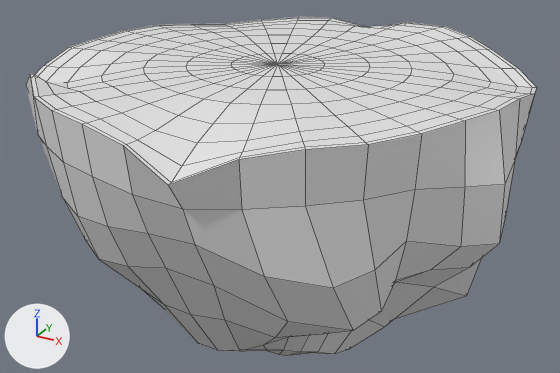
What one commit did to the FBX model Assets/_Game/MainScene/Models/Ground/ground.fbx.
Both versions are drawn from a camera (50 mm lens) standing at (1.55, -2.79, 0.84) and looking at (-0.02, 0.05, -0.58). Arrows for +X, +Y and +Z are at lower left; the lights stay in place. Mesh edges are drawn as thin lines.

Names of what the first picture shows: 'Ground'.
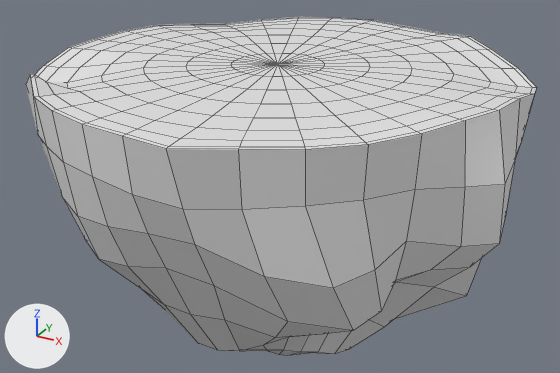
Where the change shows, as pixel boxes [x1, y1, x2, y2] in the pictures (560 x 373 px; the box of a moved part takes in the faces that stretch with it):
part 1 of me_sphere, moved or reshaped
    both: [82, 94, 305, 210]
part 2 of me_sphere, moved or reshaped
    before: [326, 17, 469, 49]
    after: [326, 18, 467, 49]
part 3 of me_sphere, shading changed
    both: [26, 17, 537, 356]

Diff of the bpy script that builds the scene:
```diff
--- a/Assets/_Game/MainScene/Models/Ground/ground.fbx.py
+++ b/Assets/_Game/MainScene/Models/Ground/ground.fbx.py
@@ me_sphere @@
 me_sphere.from_pydata(...)  # 482 vertices, 512 faces; spans x -1.0..1.02, y -1.03..1.03, z -1.47..0.03
 # used by ob_ground; location = (0.0, 0.0, 0.0)
 # before: 11 (0.18, 0.9, 0.02) at pixel (397, 24), 12 (0.2, 0.95, 0.02) at pixel (403, 22), 13 (0.2, 0.97, 0.02) at pixel (405, 22), 25 (0.34, 0.76, 0.02) at pixel (418, 32), 26 (0.39, 0.84, 0.03) at pixel (433, 28)
 # before: 27 (0.42, 0.89, 0.03) at pixel (441, 26), 28 (0.42, 0.91, 0.03) at pixel (444, 26)
-me_sphere.vertices[2].co = (0.01, 1.01, -0.04)
-me_sphere.vertices[3].co = (0.01, 1.03, -0.04)
-me_sphere.vertices[10].co = (0.17, 0.81, 0.01)  # pixel (386, 28)
-me_sphere.vertices[24].co = (0.28, 0.65, 0.01)  # pixel (396, 38)
-me_sphere.vertices[476].co = (-0.01, 0.94, -0.02)  # pixel (364, 26)
+# me_sphere part 1: all 15 vertices in x 0.0..0.38, y -1.03..-0.66, z -0.12..-0.02 are scaled about the mesh origin by (1, 1, 0)
+# me_sphere part 2
+for i in [11, 12, 13, 25]: me_sphere.vertices[i].co += Vector((0.0, 0.0, -0.02))
+for i in [26, 27, 28]: me_sphere.vertices[i].co += Vector((0.0, 0.0, -0.03))
+me_sphere.vertices[2].co = (0.0, 1.01, 0.0)  # pixel (372, 20)
+me_sphere.vertices[3].co = (0.01, 1.03, 0.0)  # pixel (373, 20)
+me_sphere.vertices[10].co = (0.17, 0.81, 0.0)  # pixel (386, 31)
+me_sphere.vertices[24].co = (0.28, 0.65, 0.0)  # pixel (396, 40)
+me_sphere.vertices[476].co = (-0.01, 0.94, 0.0)  # pixel (363, 23)
+# me_sphere part 3: edges marked sharp go from 804 to 755
 me_sphere.materials.append(mat_red)
```
